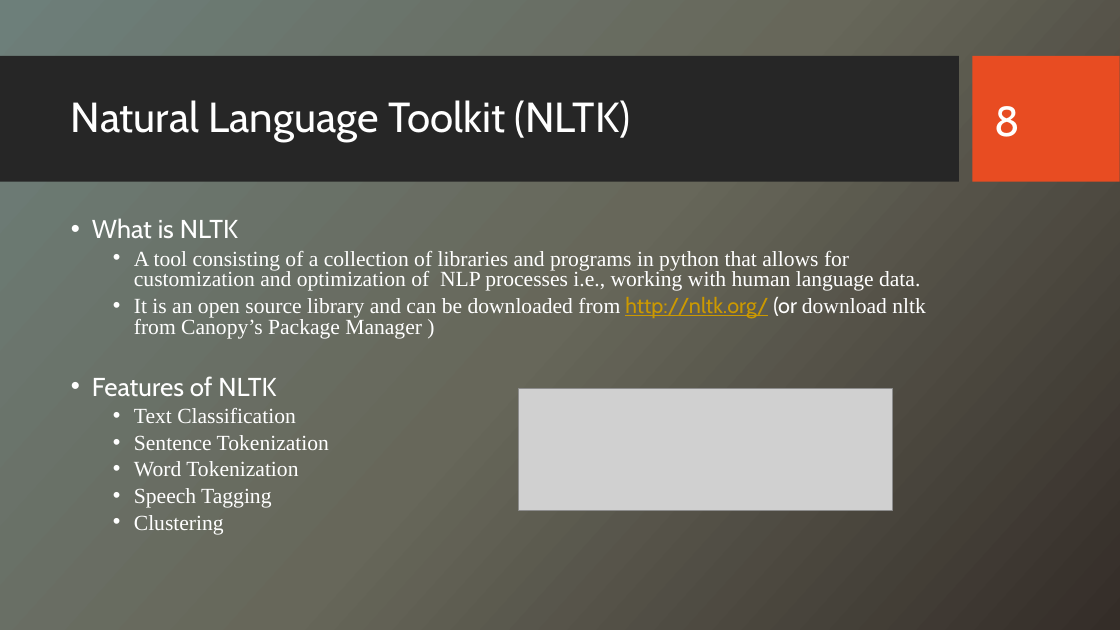
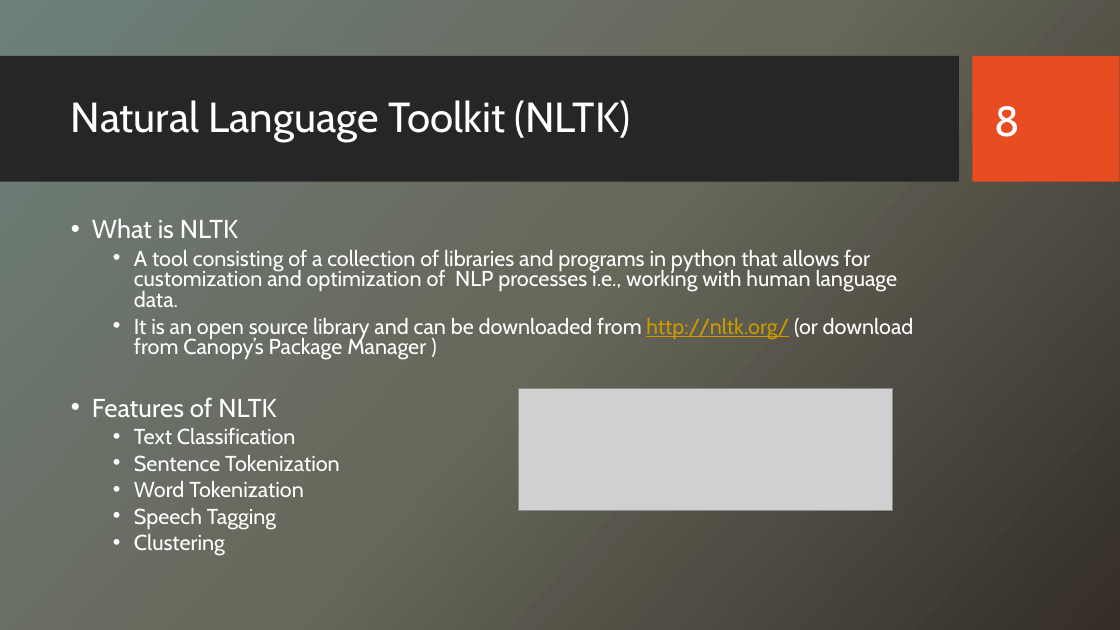
Before and after one commit to CS223-YelpReview/Yelp-NLP, a slide deck: slide 8 of Yelp Reviews – A Study.pptx. Drawn at 1120x630 pixels with LibreOffice and Linux fonts; fonts in the diff are those of the drawing; grey boxes stand for pictures; background and template pictures are left out. Boxes give left, top, right and bottom in pixels: in the first picture for what was removed or moved away, otherwise in the second. Text is boxed around its words. In the diff, an @@ line names an element or a change of style, - is before the commit and + after.

```diff
--- a/Yelp Reviews – A Study.pptx
+++ b/Yelp Reviews – A Study.pptx
@@ text at box(134, 250, 898, 556): font Times New Roman to Cabin in "A tool consisting of a collection of ...", "Text Classification", "Sentence Tokenization", "Word Tokenization" and 2 more places @@
@@ text at box(134, 318, 914, 360): text changed; font Times New Roman to Cabin @@
-  • It is an open source library and can be downloaded from http://nltk.org/ (or download nltk from Canopy’s Package Manager )
+  • It is an open source library and can be downloaded from http://nltk.org/ (or download from Canopy’s Package Manager )
```
Also in this commit, not shown: 4 other slides changed.
